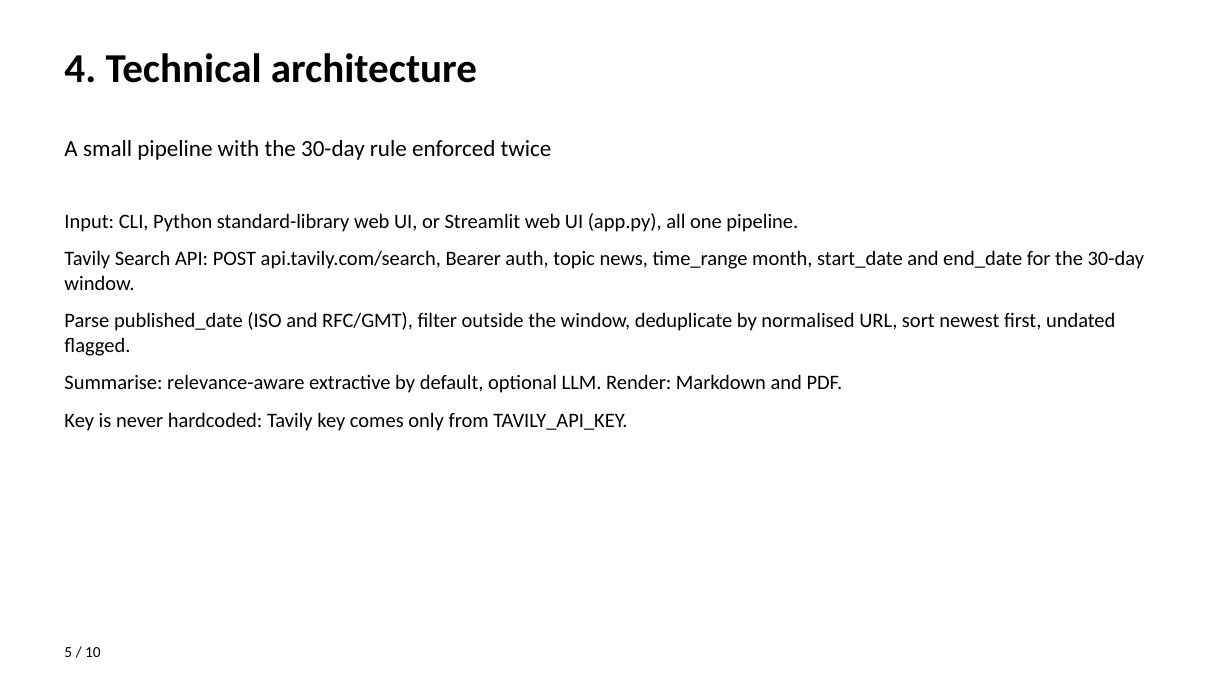
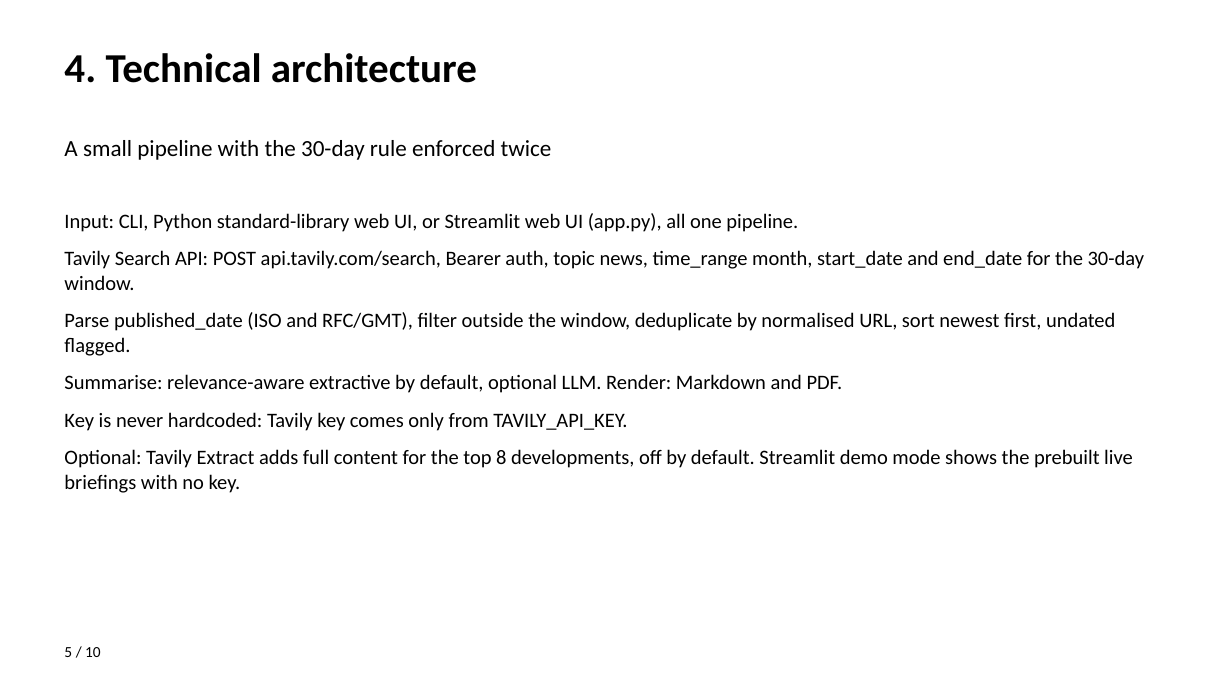
Before and after one commit to pakmultilinks-dot/tavily-research-agent, a slide deck: slide 5 of pitch-deck.pptx. Drawn at 1232x693 pixels with LibreOffice and Linux fonts; fonts in the diff are those of the drawing. Boxes give left, top, right and bottom in pixels: in the first picture for what was removed or moved away, otherwise in the second. Text is boxed around its words. In the diff, an @@ line names an element or a change of style, - is before the commit and + after.

Commit message:
Batch 2: API key hygiene, Tavily Extract top 8, Streamlit demo mode

```diff
--- a/pitch-deck.pptx
+++ b/pitch-deck.pptx
@@ text at [64,449,1133,493]: paragraph added @@
+Optional: Tavily Extract adds full content for the top 8 developments, off by default. Streamlit demo mode shows the prebuilt live briefings with no key.
```
Also in this commit, not shown: 3 other slides changed, 23 other files.
